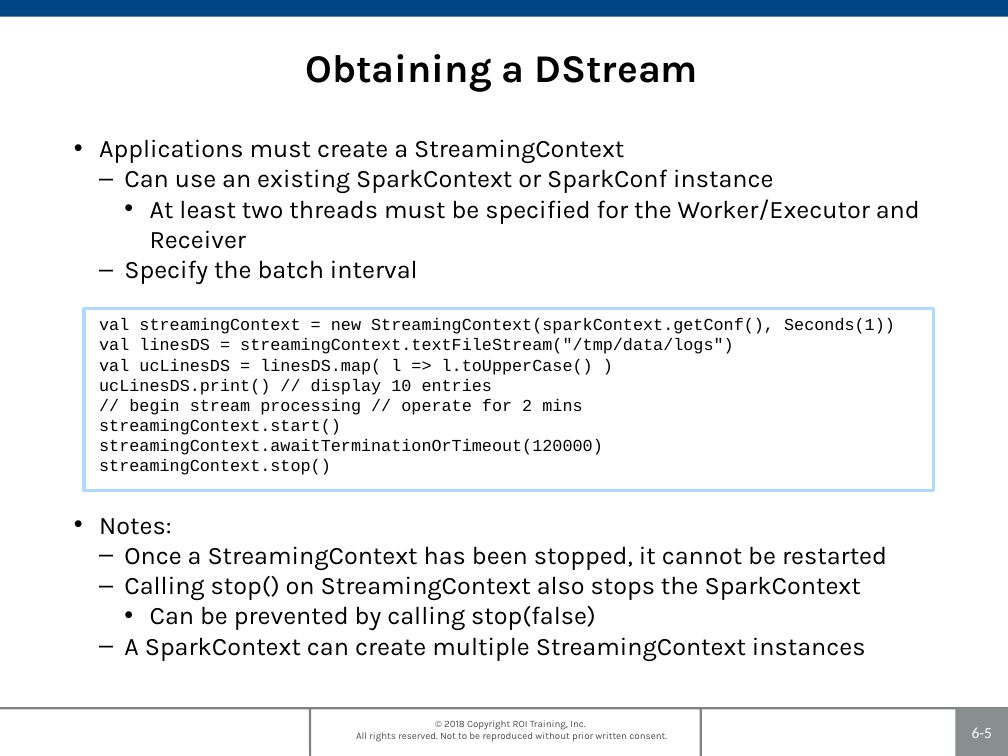
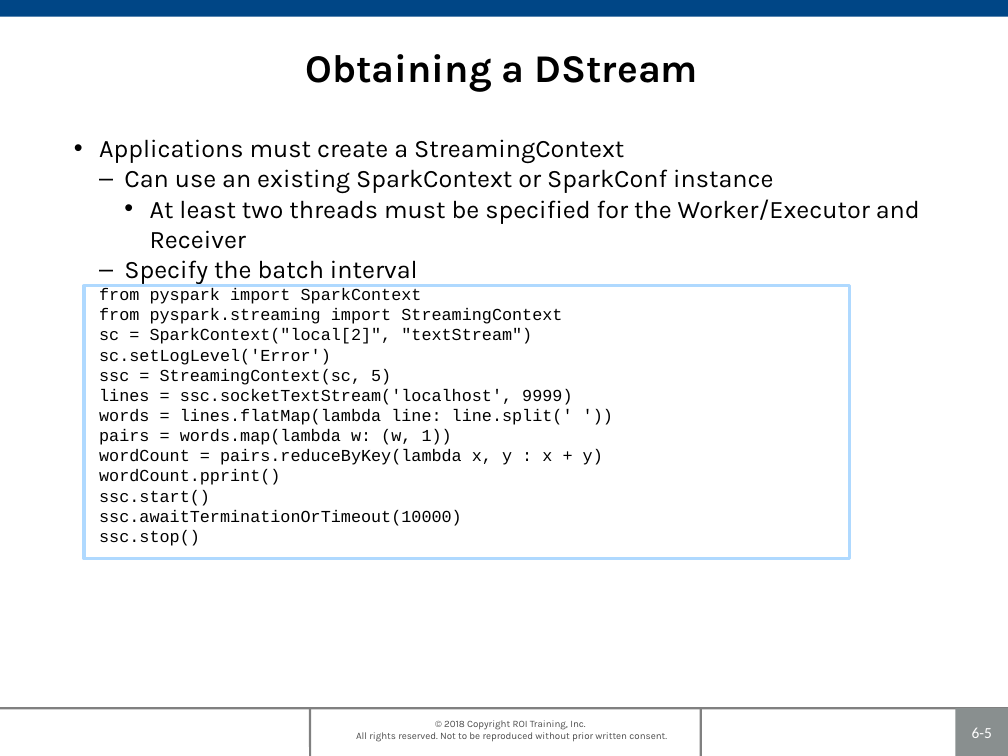
Before and after one commit to roitraining/SparkProgram, a slide deck: slide 5 of Day5/Ch06_SparkStreaming.pptx. Drawn at 1008x756 pixels with LibreOffice and Linux fonts; fonts in the diff are those of the drawing; background and template pictures are left out. Boxes give left, top, right and bottom in pixels: in the first picture for what was removed or moved away, otherwise in the second. Text is boxed around its words. In the diff, an @@ line names an element or a change of style, - is before the commit and + after.

```diff
--- a/Day5/Ch06_SparkStreaming.pptx
+++ b/Day5/Ch06_SparkStreaming.pptx
@@ rectangle: place and size @@
-rectangle at [84, 308, 933, 490]
+rectangle at [84, 285, 850, 558]
@@ text at [99, 288, 603, 546]: text changed @@
-  val streamingContext = new StreamingContext(sparkContext.getConf(), Seconds(1))
-  val linesDS = streamingContext.textFileStream("/tmp/data/logs")
-  val ucLinesDS = linesDS.map( l => l.toUpperCase() )
-  ucLinesDS.print() // display 10 entries
-  // begin stream processing // operate for 2 mins
-  streamingContext.start()
-  streamingContext.awaitTerminationOrTimeout(120000)
-  streamingContext.stop()
-• Notes:
-  – Once a StreamingContext has been stopped, it cannot be restarted
-  – Calling stop() on StreamingContext also stops the SparkContext
-    • Can be prevented by calling stop(false)
-  – A SparkContext can create multiple StreamingContext instances
+  from pyspark import SparkContext
+  from pyspark.streaming import StreamingContext
+  sc = SparkContext("local[2]", "textStream")
+  sc.setLogLevel('Error')
+  ssc = StreamingContext(sc, 5)
+  lines = ssc.socketTextStream('localhost', 9999)
+  words = lines.flatMap(lambda line: line.split(' '))
+  pairs = words.map(lambda w: (w, 1))
+  wordCount = pairs.reduceByKey(lambda x, y : x + y)
+  wordCount.pprint()
+  ssc.start()
+  ssc.awaitTerminationOrTimeout(10000)
+  ssc.stop()
```
Also in this commit, not shown: 2 other slides changed, 1 slide added, 1 slide removed, 11 other files.
